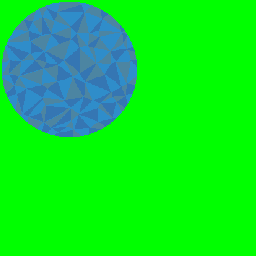
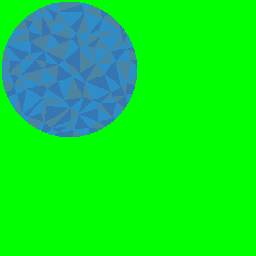
Layered file, before and after one edit (256px x 256px). Changes by layer:
painted on "Paint Layer 3" over (29, 15, 137, 128)